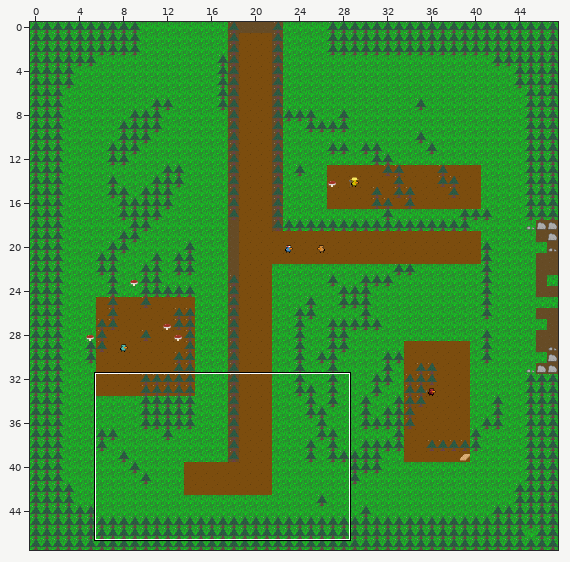
Tiled map -- tiled/mapsouth.tmx. The picture above shows the old version from afar; the outline marks the close-up.
Close-up. First the earlier version:
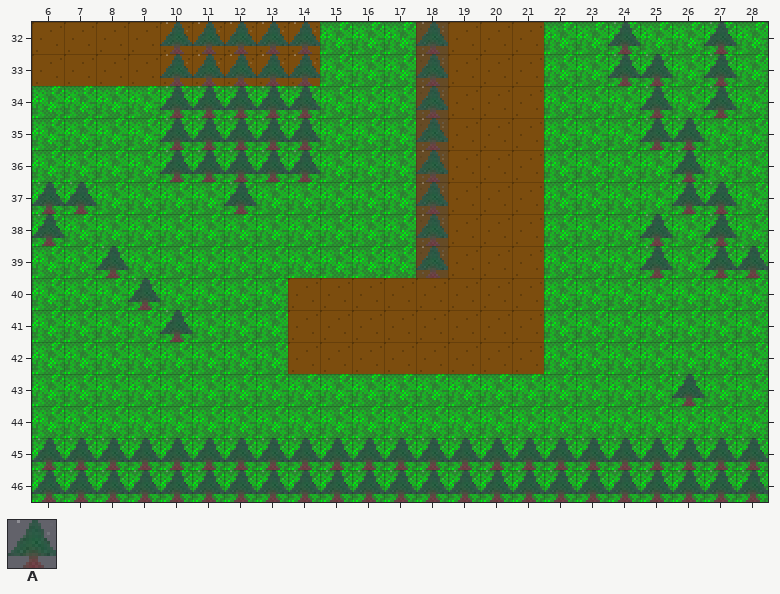
Cells are 16x16 px. Shown: x 6..28, y 32..46.
Key: from "fetch-tileset": A 180 "tree".
_ is an empty cell.
Layers that did not change in this view are not listed.
Layer "Decorations" before, first column x 6:
32 ____AAAAA___A_____A__A_
33 ____AAAAA___A_____AA_A_
34 ____AAAAA___A______A_A_
35 ____AAAAA___A______AA__
36 ____AAAAA___A_______A__
37 AA____A_____A_______AA_
38 A___________A______A_A_
39 __A_________A______A_AA
40 ___A___________________
41 ____A__________________
42 _______________________
43 ____________________A__
44 _______________________
45 AAAAAAAAAAAAAAAAAAAAAAA
46 AAAAAAAAAAAAAAAAAAAAAAA
Now the later version:
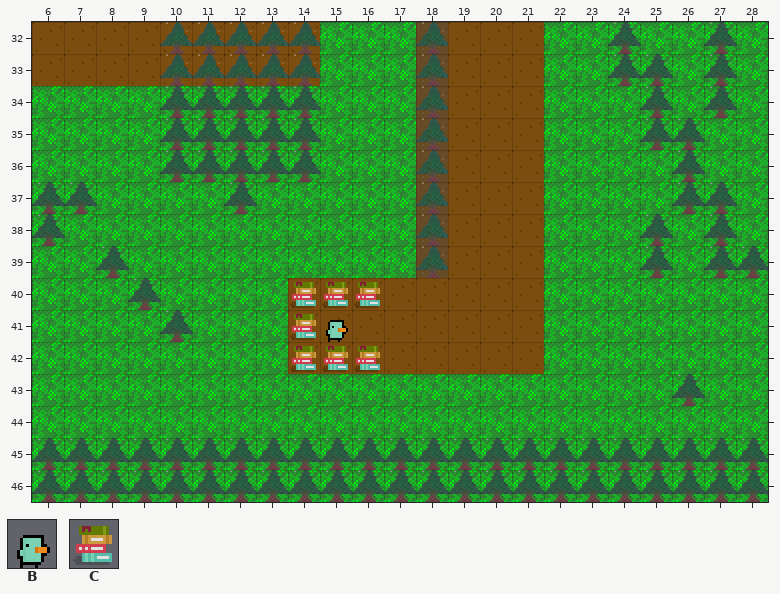
Further tiles: from "fetch-tileset": B 2 "npc_librarian::no_book", C 201 "decor::books".
Message: fix: missing npc
What changed:
Changed rows in their new state; . is an unchanged cell.
Layer "Decorations":
first column x 14:
40 CCC
41 C..
42 CCC
Layer "NPCs":
first column x 15:
41 B
